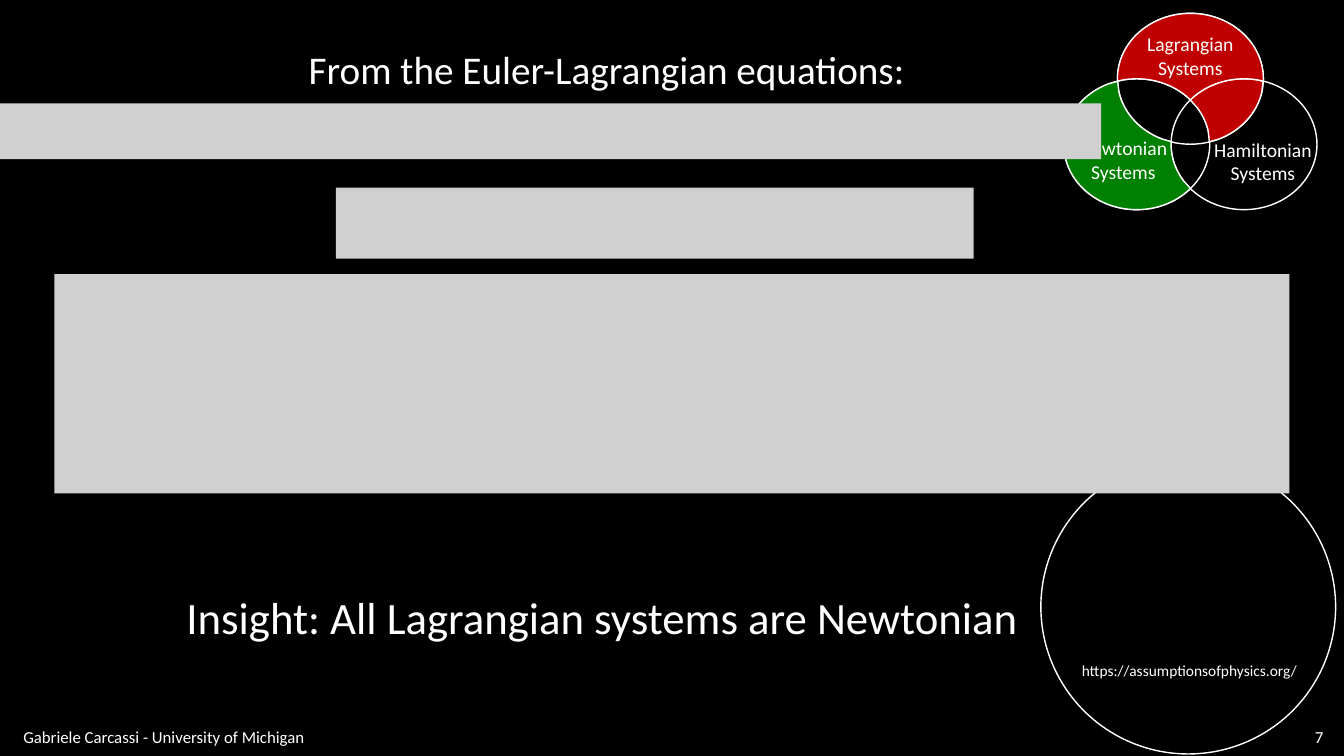
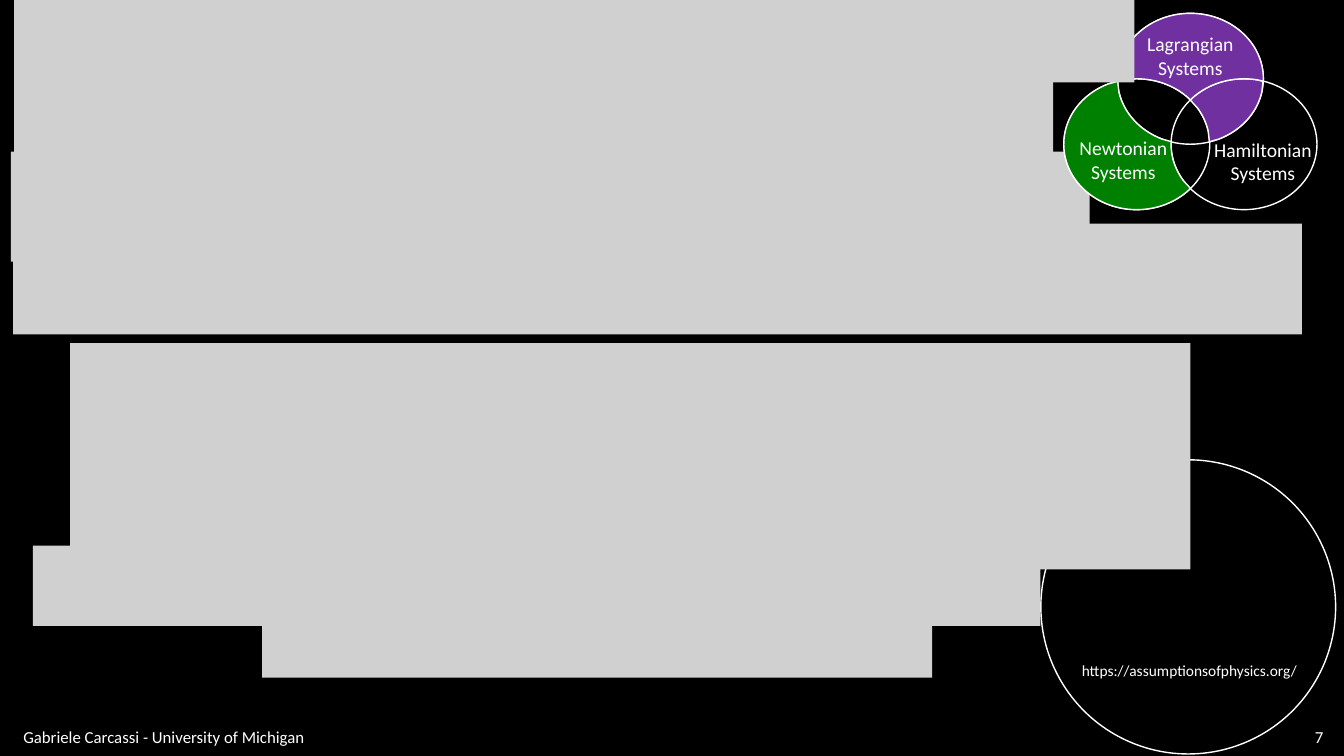
Before and after one commit to assumptionsofphysics/slides, a slide deck: slide 7 of BookCompanions-v2/RP-Class-1.pptx. Drawn at 1344x756 pixels with LibreOffice and Linux fonts; fonts in the diff are those of the drawing; grey boxes stand for pictures; background and template pictures are left out. Boxes give left, top, right and bottom in pixels: in the first picture for what was removed or moved away, otherwise in the second. Text is boxed around its words. In the diff, an @@ line names an element or a change of style, - is before the commit and + after.

```diff
--- a/BookCompanions-v2/RP-Class-1.pptx
+++ b/BookCompanions-v2/RP-Class-1.pptx
@@ picture added at (14,0,1134,83) @@
@@ freeform shape at (1118,13,1264,100): fill #C00000 to #7030A0 @@
@@ text removed at (309,56,904,91) @@
-From the Euler-Lagrangian equations:
@@ picture: place and size @@
-picture at (0,104,1101,159)
+picture at (14,71,1054,156)
@@ freeform shape at (1191,79,1263,141): fill #C00000 to #7030A0 @@
@@ picture added at (11,151,1090,261) @@
@@ picture removed at (336,188,974,259) @@
@@ picture added at (13,224,1302,335) @@
@@ picture removed at (54,274,1290,494) @@
@@ picture added at (71,343,1191,570) @@
@@ picture added at (33,545,1042,626) @@
@@ text removed at (186,603,1017,642) @@
-Insight: All Lagrangian systems are Newtonian
@@ picture added at (262,604,933,678) @@
```
Also in this commit, not shown: 9 other slides changed, 3 slides added, 1 other file.
